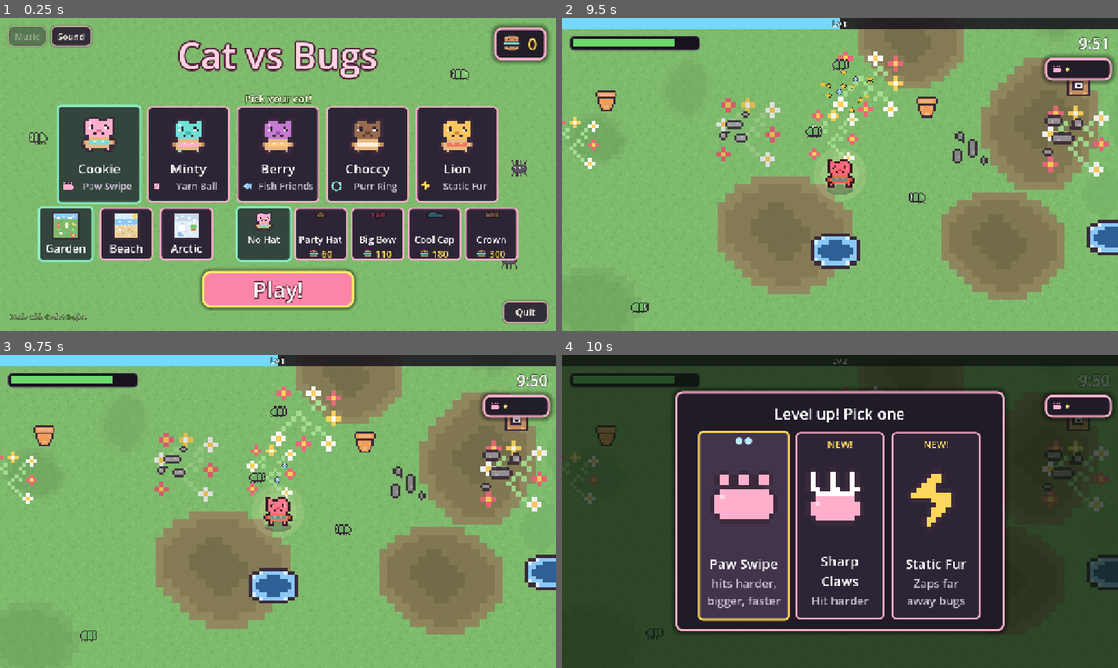
Above: before the commit, frames 1-4 (two rows, left to right).
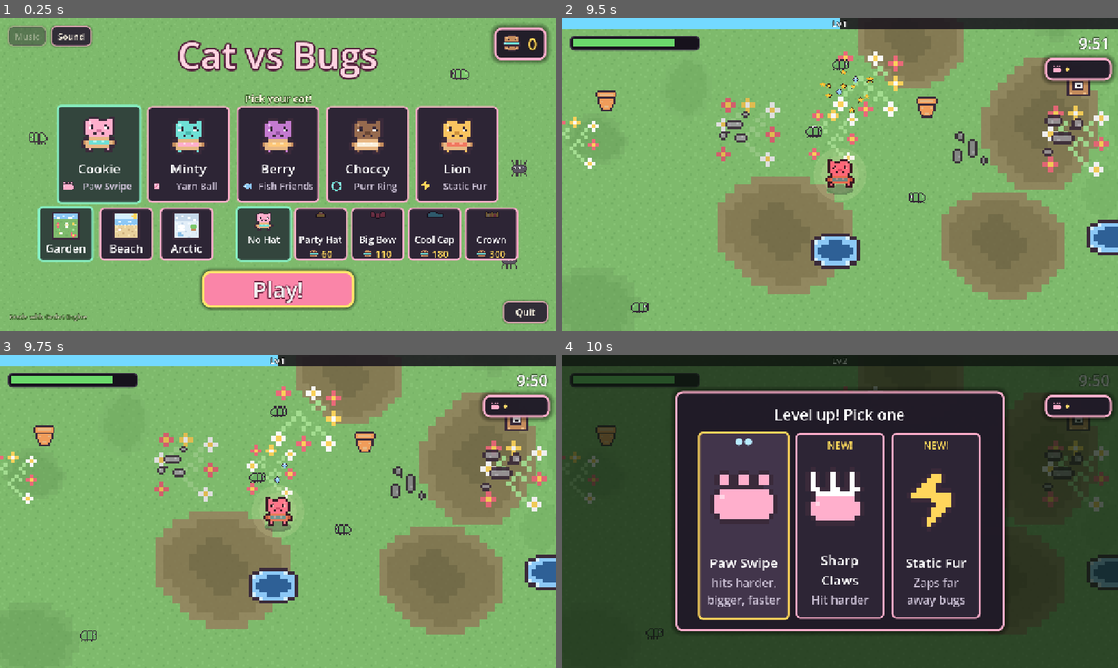
Above: after the commit, the same moments.

Repository: lukew-cogapp/cookie-cat
Game: Godot game, scene res://scenes/start_screen.tscn
The game is run twice, just before and just after one commit, with the same random seed, the same clock (stepped at 60 frames per second) and the same inputs.
Inputs (mouse positions are in pixels of both pictures, inside the frame that each line leads up to):
- Up to frame 1 (0.25 s): no input
- Up to frame 2 (9.5 s): click "Play!" at 0.5 s; tap Enter at 1.25, 4.35 s; move the mouse to (962, 158) at 1.27 s; hold D (move_right) 1.28-2 s; tap Space (confirm) at 1.35, 8.85 s; click (962, 158) at 1.42 s; drag from (728, 190) to (812, 237) at 2.02 s; move the mouse to (895, 105) at 2.77 s; hold D (move_right) 2.78-3.5 s; tap Alt at 2.85 s; drag from (812, 237) to (673, 127) at 3.52 s; move the mouse to (1006, 221) at 4.27 s; hold A (move_left) 4.28-5 s; drag from (673, 127) to (756, 96) at 5.02 s; move the mouse to (867, 174) at 5.77 s; hold S (move_down) 5.78-6.5 s; hold Shift 5.78-6.5 s; click (867, 174) at 5.92 s; drag from (756, 96) to (728, 190) at 6.52 s; move the mouse to (962, 158) at 7.27 s; hold W (move_up) 7.28-8 s; tap Ctrl at 7.35 s; drag from (728, 190) to (812, 237) at 8.02 s; move the mouse to (895, 105) at 8.77 s; hold S (move_down) from 8.78 s (still down)
- Up to frame 3 (9.75 s): release S (move_down) at 9.5 s; drag from (250, 574) to (111, 464) at 9.52 s
- Up to frame 4 (10 s): no input

Frames 1-3 are identical in both runs. In frame 4, 2.2% of the frame differs, in the area x 24-76%, y 17-86%.

Commit message:
Give the three modals the same inset
They were 22, 24 and 26 for no reason anyone could name.

Also holds one level up card for a toy already owned: a flat shuffle
over ten weapons lets a child's favourite go several levels without
being offered, which reads as the game ignoring what they chose.

Diff:
--- a/scenes/hud.tscn
+++ b/scenes/hud.tscn
@@ -132,10 +132,10 @@
 
 [node name="Pad" type="MarginContainer" parent="Picker/Panel"]
 layout_mode = 2
-theme_override_constants/margin_left = 22
-theme_override_constants/margin_top = 22
-theme_override_constants/margin_right = 22
-theme_override_constants/margin_bottom = 22
+theme_override_constants/margin_left = 24
+theme_override_constants/margin_top = 24
+theme_override_constants/margin_right = 24
+theme_override_constants/margin_bottom = 24
 
 [node name="Col" type="VBoxContainer" parent="Picker/Panel/Pad"]
 layout_mode = 2
@@ -266,10 +266,10 @@
 
 [node name="Pad" type="MarginContainer" parent="Over/Panel"]
 layout_mode = 2
-theme_override_constants/margin_left = 26
-theme_override_constants/margin_top = 26
-theme_override_constants/margin_right = 26
-theme_override_constants/margin_bottom = 26
+theme_override_constants/margin_left = 24
+theme_override_constants/margin_top = 24
+theme_override_constants/margin_right = 24
+theme_override_constants/margin_bottom = 24
 
 [node name="Col" type="VBoxContainer" parent="Over/Panel/Pad"]
 layout_mode = 2
